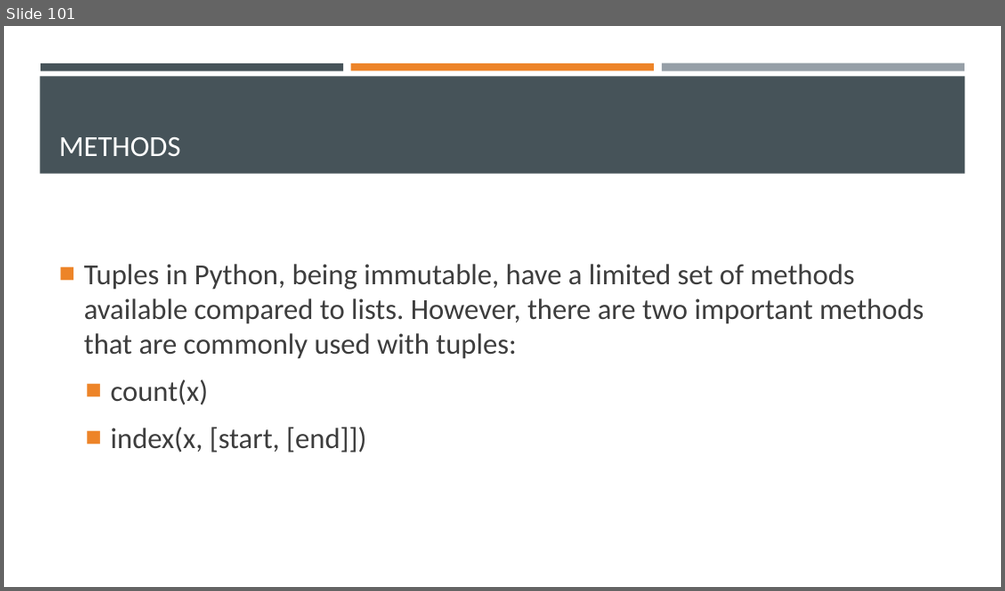
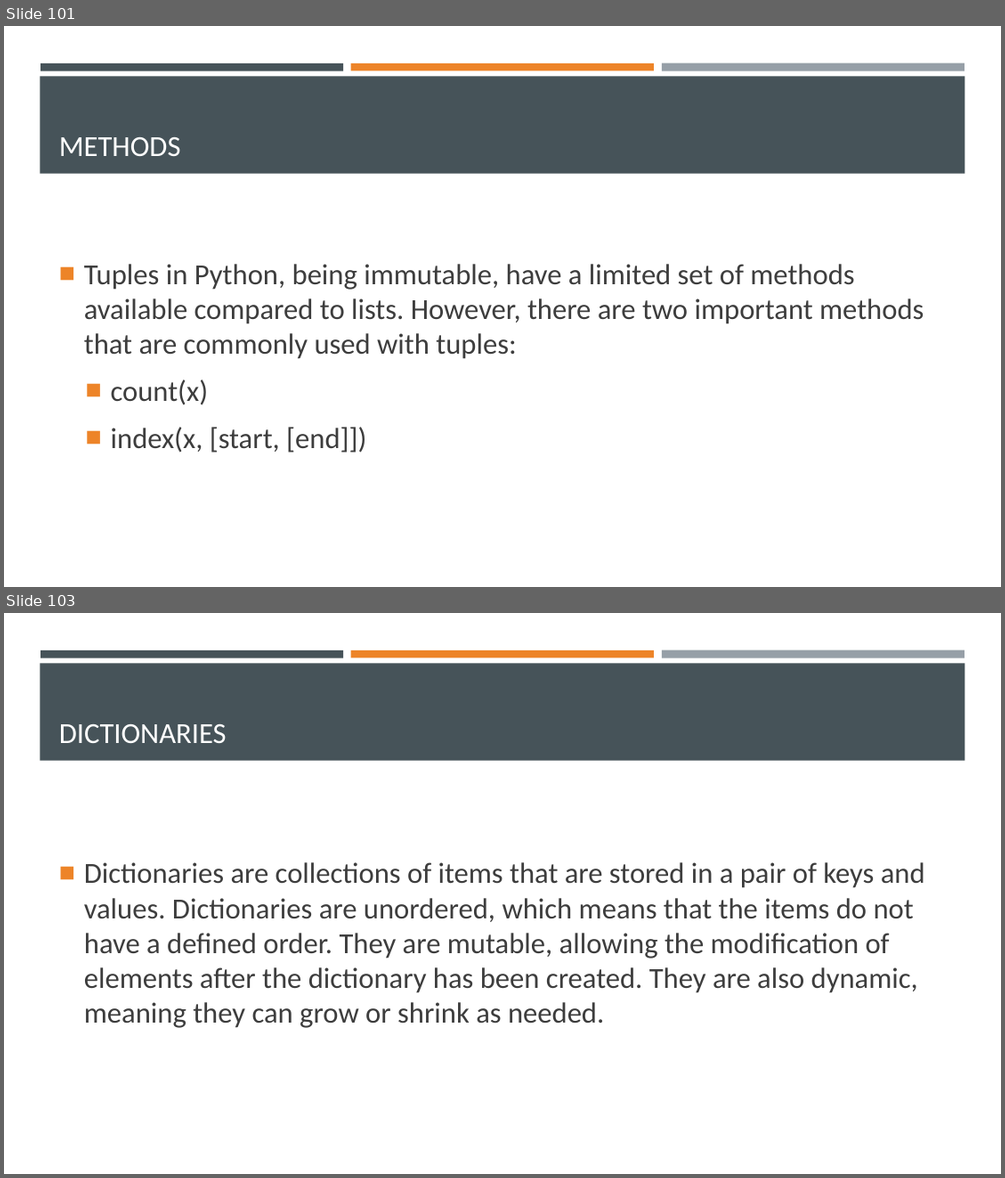
Before and after one commit to Ghost0396/iot, a slide deck: python/Python 3.pptx. Shown one above the other, each under a label of ours: slide 101 before the commit, slides 101 and 103 after it; the slides between them are not shown. The pictures are 1005x591 and 1005x1178 pixels, drawn with LibreOffice and Linux fonts; fonts in the diff are those of the drawing. Boxes give left, top, right and bottom in pixels: in the first picture for what was removed or moved away, otherwise in the second. Text is boxed around its words. In the diff, an @@ line names an element or a change of style, - is before the commit and + after.

```diff
--- a/python/Python 3.pptx
+++ b/python/Python 3.pptx
@@ slide 103 added at (4,613,1001,1174), background #FFFFFF; not listed: 4 template elements that a slide beside it also shows @@
@@ title added at (59,724,226,743), 28 pt, text #FFFFFF @@
+DICTIONARIES
@@ text added at (84,862,925,1028), 28 pt, text #3D3D3D @@
+■ Dictionaries are collections of items that are stored in a pair of keys and values. Dictionaries are unordered, which means that the items do not have a defined order. They are mutable, allowing the modification of elements after the dictionary has been created. They are also dynamic, meaning they can grow or shrink as needed.
```
Also in this commit, not shown: 5 other slides added, 2 other files.
